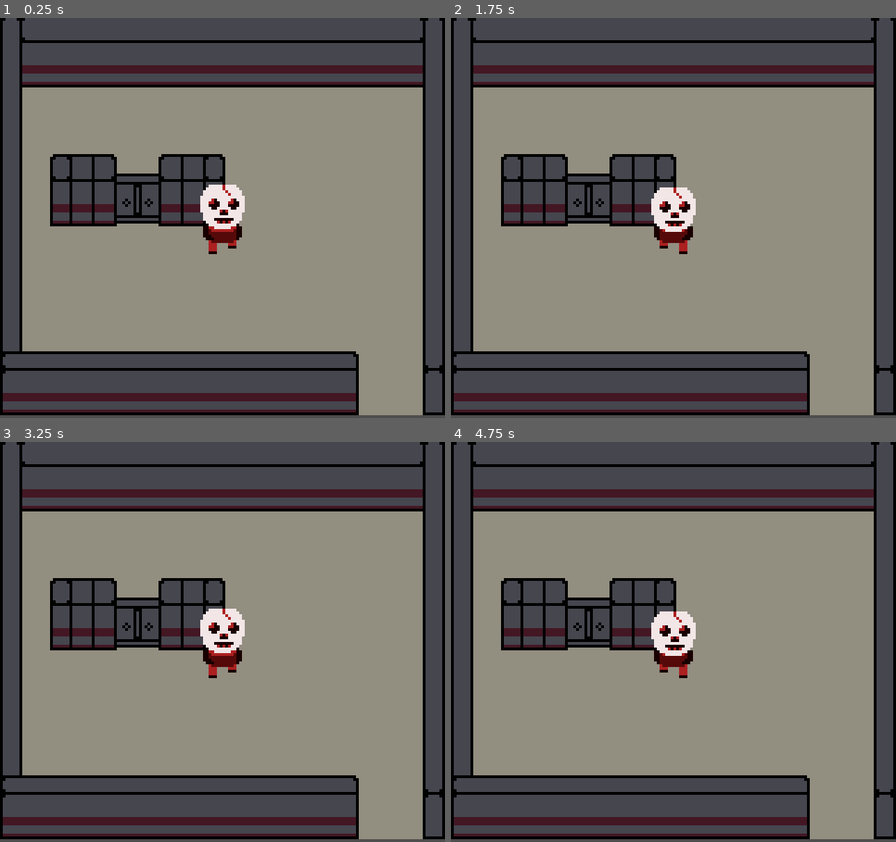
Above: before the commit, frames 1-4 (two rows, left to right).
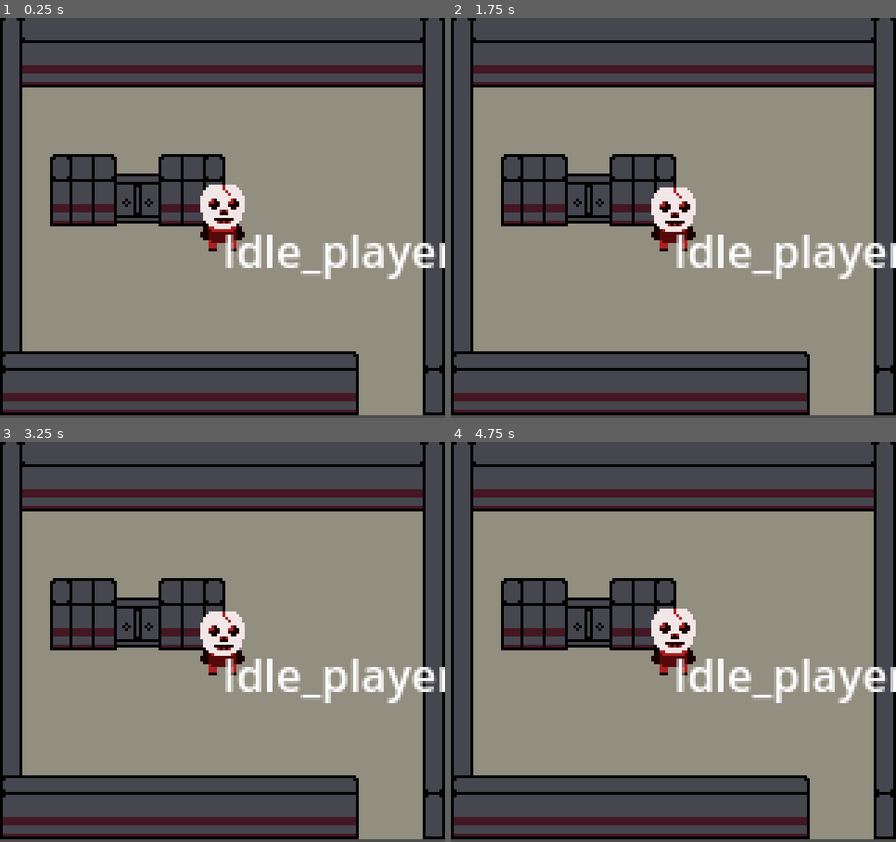
Above: after the commit, the same moments.

Repository: WillGuerreiros/GBJAM12
Game: Godot game, scene res://scenes/teste.tscn
Two runs of this game, one before a commit and one after it. Both use one fixed random seed, a clock stepped at 60 frames per second and the inputs below.
Inputs:
- Up to frame 1 (0.25 s): no input
- Up to frame 2 (1.75 s): no input
- Up to frame 3 (3.25 s): no input
- Up to frame 4 (4.75 s): no input

The runs differ from the first frame. In frame 1, 2.0% of the frame differs, in the area x 45-100%, y 53-66%; in frame 2, 2.0%; in frame 3, 2.3%, in the area x 45-100%, y 41-66%; in frame 4, 2.3%.

Commit message:
state-label

Diff:
--- a/scenes/player.tscn
+++ b/scenes/player.tscn
@@ -48,18 +48,33 @@
 }]
 
 [sub_resource type="CapsuleShape2D" id="CapsuleShape2D_osike"]
-radius = 5.0
-height = 24.0
+radius = 8.0
+height = 18.0
+
+[sub_resource type="GDScript" id="GDScript_jajij"]
+script/source = "extends Label
+@onready var current_state_label: Label = $\".\"
+@onready var player_state_machine: Node = $\"../player_state_machine\"
+
+
+# Called when the node enters the scene tree for the first time.
+func _ready() -> void:
+	pass
+
+
+# Called every frame. 'delta' is the elapsed time since the previous frame.
+func _process(delta: float) -> void:
+	current_state_label.text = str(player_state_machine.current_state)
+"
 
 [node name="player" type="CharacterBody2D" groups=["Player"]]
 motion_mode = 1
 script = ExtResource("1_7lprj")
 
 [node name="spriteanim" type="AnimatedSprite2D" parent="."]
-texture_filter = 1
 sprite_frames = SubResource("SpriteFrames_wjvs4")
-animation = &"walk_down"
-frame_progress = 0.350502
+animation = &"idle"
+frame_progress = 0.16018
 
 [node name="player_shape" type="CollisionShape2D" parent="."]
 shape = SubResource("CapsuleShape2D_osike")
@@ -67,9 +82,14 @@
 [node name="camera_player" type="Camera2D" parent="."]
 position_smoothing_enabled = true
 
+[node name="current_state_label" type="Label" parent="."]
+offset_right = 40.0
+offset_bottom = 23.0
+script = SubResource("GDScript_jajij")
+
 [node name="player_state_machine" type="Node" parent="." node_paths=PackedStringArray("initial_state")]
 script = ExtResource("3_5fxkr")
-initial_state = NodePath("Moving_player_state")
+initial_state = NodePath("Idle_player_state")
 
 [node name="Idle_player_state" type="Node" parent="player_state_machine"]
 script = ExtResource("4_k62gr")
Not shown: 1 places in scenes/player.tscn that only renumber resources
